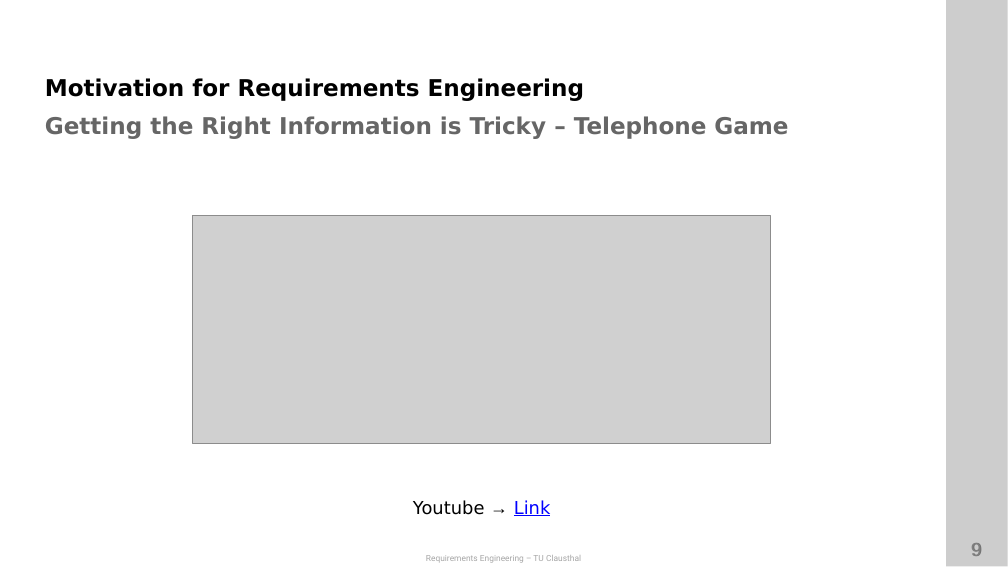
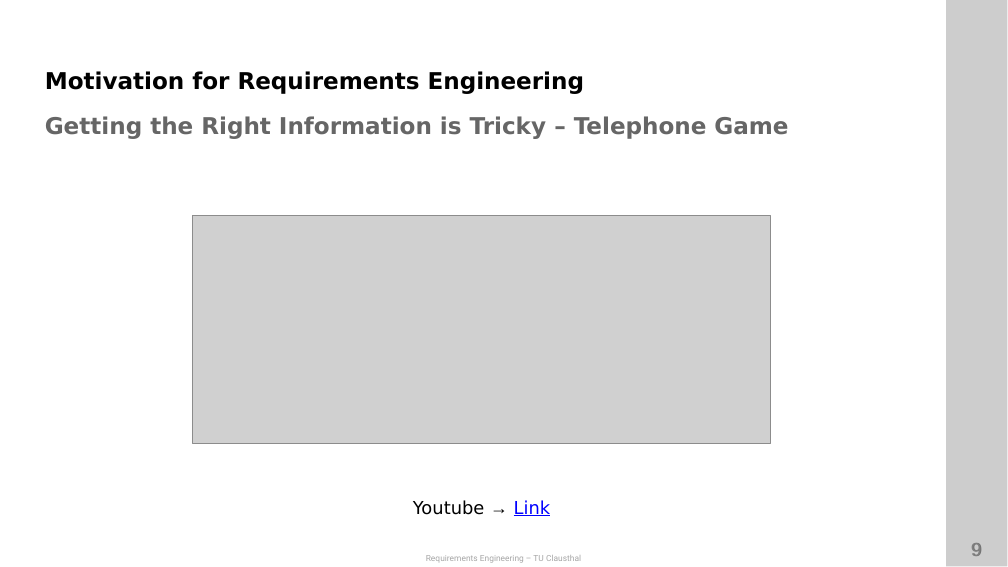
Before and after one commit to ETCE-LAB/teaching-material, a slide deck: slide 9 of Requirements-Engineering/RE-L01-Introduction.pptx. Drawn at 1008x567 pixels with LibreOffice and Linux fonts; fonts in the diff are those of the drawing; grey boxes stand for pictures; background and template pictures are left out. Boxes give left, top, right and bottom in pixels: in the first picture for what was removed or moved away, otherwise in the second. Text is boxed around its words. In the diff, an @@ line names an element or a change of style, - is before the commit and + after.

```diff
--- a/Requirements-Engineering/RE-L01-Introduction.pptx
+++ b/Requirements-Engineering/RE-L01-Introduction.pptx
@@ text "Motivation for Requirements Engineering" at box(45, 71, 584, 94): vertical alignment bottom to middle @@
```
Also in this commit, not shown: 33 other slides changed, 1 other file.
